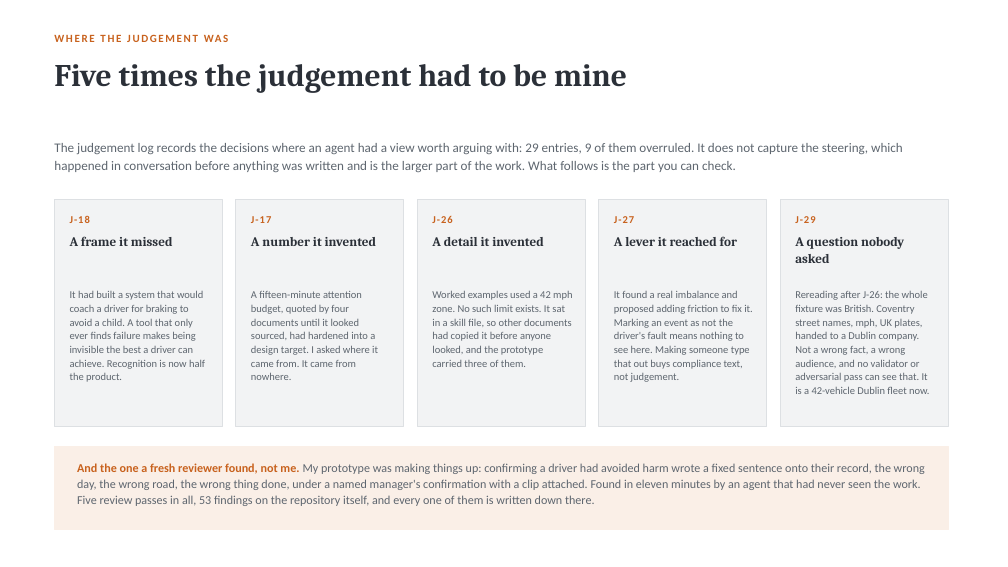
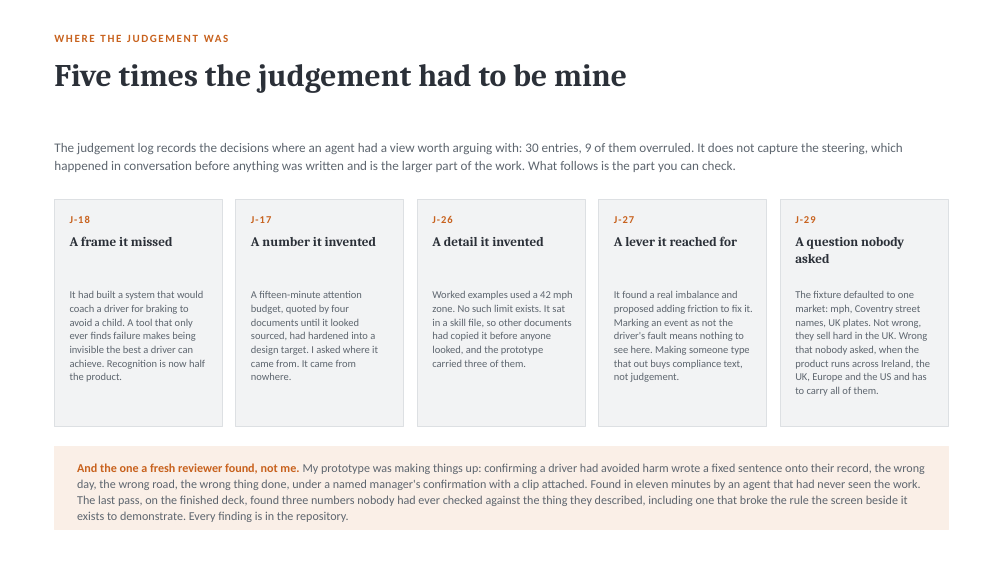
Before and after one commit to dannydaley76/cameramatics-product-brain, a slide deck: slide 19 of deck/cameramatics-danny-daley.pptx. Drawn at 1008x567 pixels with LibreOffice and Linux fonts; fonts in the diff are those of the drawing. Boxes give left, top, right and bottom in pixels: in the first picture for what was removed or moved away, otherwise in the second. Text is boxed around its words. In the diff, an @@ line names an element or a change of style, - is before the commit and + after.

```diff
--- a/deck/cameramatics-danny-daley.pptx
+++ b/deck/cameramatics-danny-daley.pptx
@@ text at box(54, 143, 903, 172): text changed @@
-The judgement log records the decisions where an agent had a view worth arguing with: 29 entries, 9 of them overruled. It does not capture the steering, which happened in conversation before anything was written and is the larger part of the work. What follows is the part you can check.
+The judgement log records the decisions where an agent had a view worth arguing with: 30 entries, 9 of them overruled. It does not capture the steering, which happened in conversation before anything was written and is the larger part of the work. What follows is the part you can check.
@@ text at box(795, 291, 930, 396): text changed @@
-Rereading after J-26: the whole fixture was British. Coventry street names, mph, UK plates, handed to a Dublin company. Not a wrong fact, a wrong audience, and no validator or adversarial pass can see that. It is a 42-vehicle Dublin fleet now.
+The fixture defaulted to one market: mph, Coventry street names, UK plates. Not wrong, they sell hard in the UK. Wrong that nobody asked, when the product runs across Ireland, the UK, Europe and the US and has to carry all of them.
@@ text at box(77, 463, 925, 522): text changed @@
-And the one a fresh reviewer found, not me. My prototype was making things up: confirming a driver had avoided harm wrote a fixed sentence onto their record, the wrong day, the wrong road, the wrong thing done, under a named manager's confirmation with a clip attached. Found in eleven minutes by an agent that had never seen the work. Five review passes in all, 53 findings on the repository itself, and every one of them is written down there.
+And the one a fresh reviewer found, not me. My prototype was making things up: confirming a driver had avoided harm wrote a fixed sentence onto their record, the wrong day, the wrong road, the wrong thing done, under a named manager's confirmation with a clip attached. Found in eleven minutes by an agent that had never seen the work. The last pass, on the finished deck, found three numbers nobody had ever checked against the thing they described, including one that broke the rule the screen beside it exists to demonstrate. Every finding is in the repository.
```
Also in this commit, not shown: 11 other slides changed, 9 other files.
